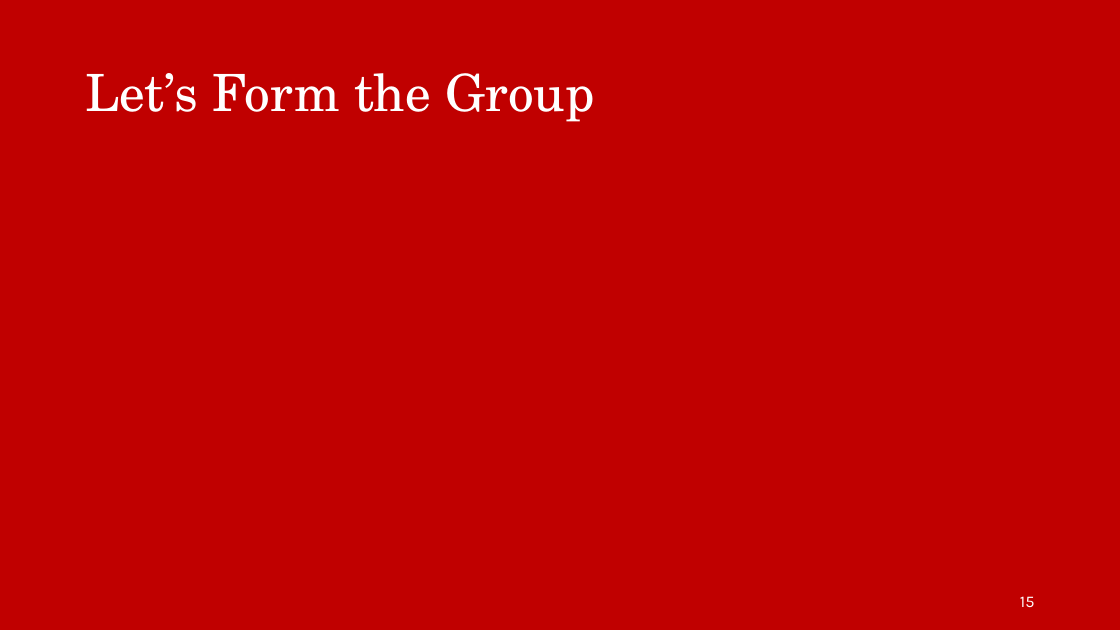
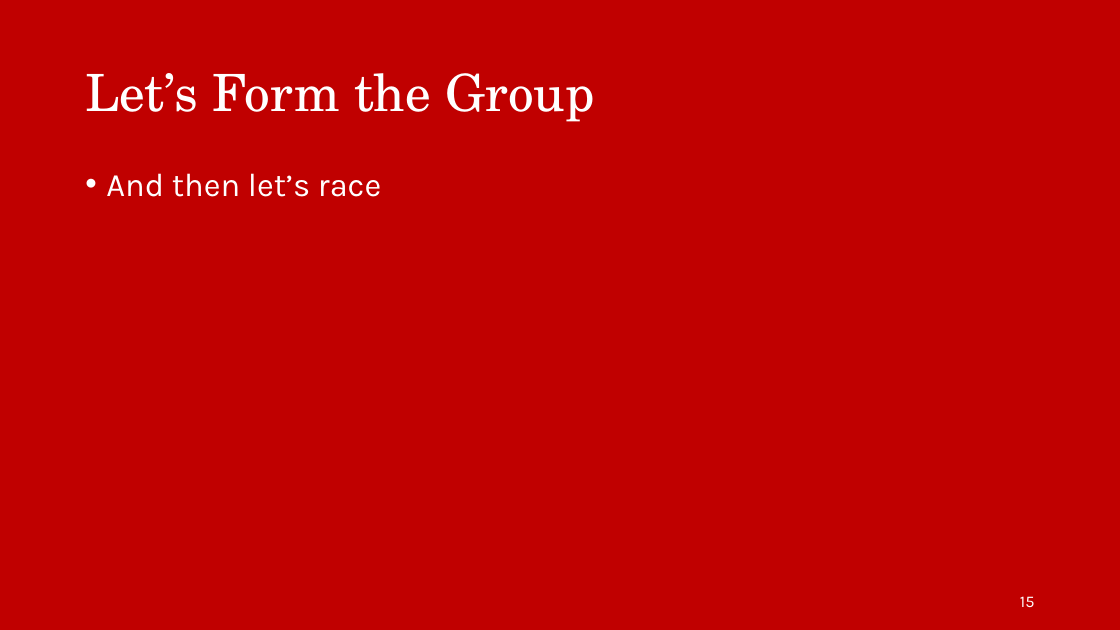
Before and after one commit to irfanradarma/Audit-SI, a slide deck: slide 15 of Slides/2026/03 - IS Acquisition & Development.pptx. Drawn at 1120x630 pixels with LibreOffice and Linux fonts; fonts in the diff are those of the drawing; background and template pictures are left out. Boxes give left, top, right and bottom in pixels: in the first picture for what was removed or moved away, otherwise in the second. Text is boxed around its words. In the diff, an @@ line names an element or a change of style, - is before the commit and + after.

```diff
--- a/Slides/2026/03 - IS Acquisition & Development.pptx
+++ b/Slides/2026/03 - IS Acquisition & Development.pptx
@@ text added at (x1=106, y1=173, x2=381, y2=197), 28 pt, text #FFFFFF @@
+• And then let’s race
```
Also in this commit, not shown: 8 other files.
